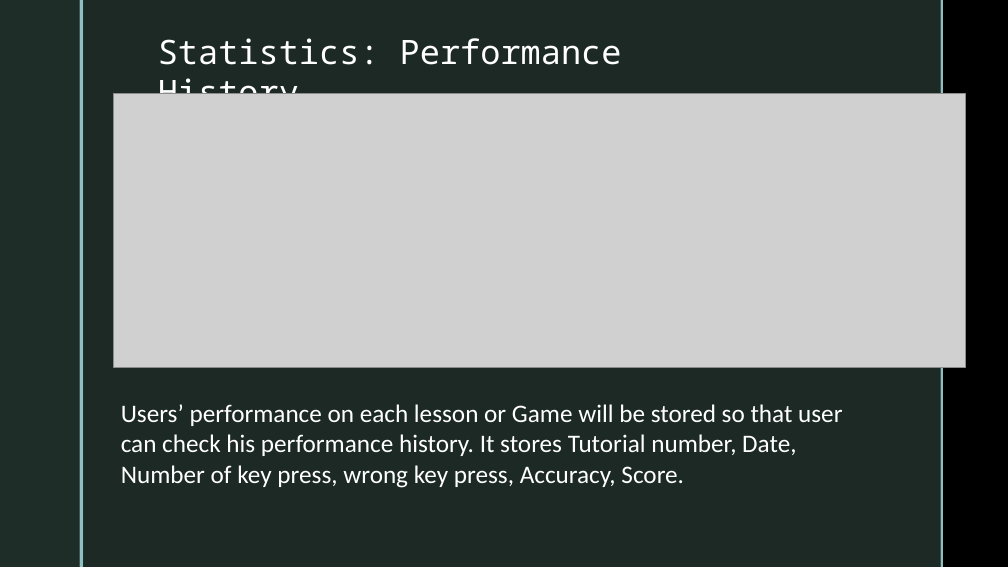
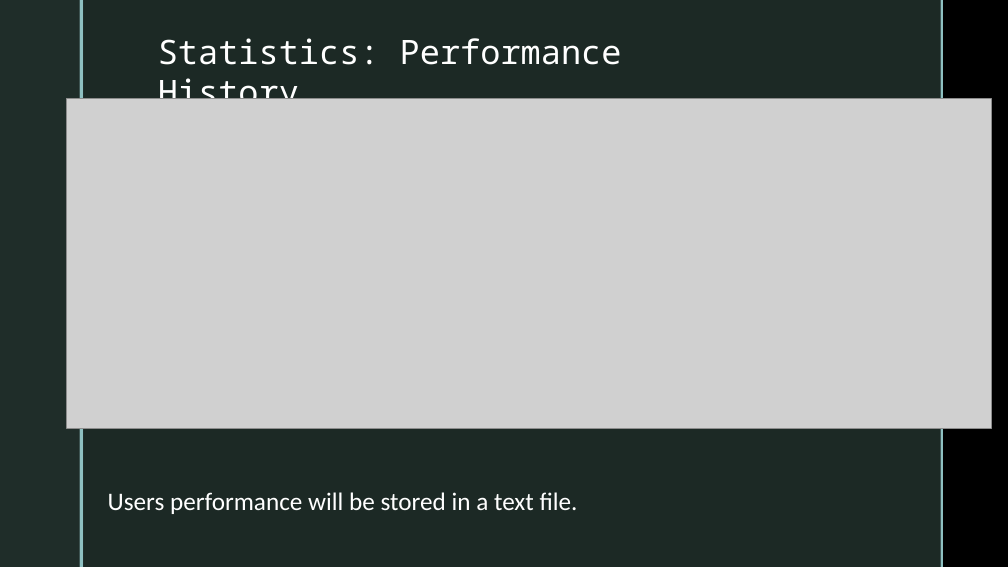
Before and after one commit to CodeWithIsmail/SPL-1, a slide deck: slide 12 of Mid Presentation.pptx (slide 10 before the commit). Drawn at 1008x567 pixels with LibreOffice and Linux fonts; fonts in the diff are those of the drawing; grey boxes stand for pictures; background and template pictures are left out. Boxes give left, top, right and bottom in pixels: in the first picture for what was removed or moved away, otherwise in the second. Text is boxed around its words. In the diff, an @@ line names an element or a change of style, - is before the commit and + after.

```diff
--- a/Mid Presentation.pptx
+++ b/Mid Presentation.pptx
@@ picture: place and size @@
-picture at (113,94,966,368)
+picture at (67,98,991,428)
@@ text at (108,492,578,514): text changed @@
-Users’ performance on each lesson or Game will be stored so that user can check his performance history. It stores Tutorial number, Date, Number of key press, wrong key press, Accuracy, Score.
+Users performance will be stored in a text file.
```
Also in this commit, not shown: 6 other slides changed, 10 slides added, 1 slide removed, 1 other file.
